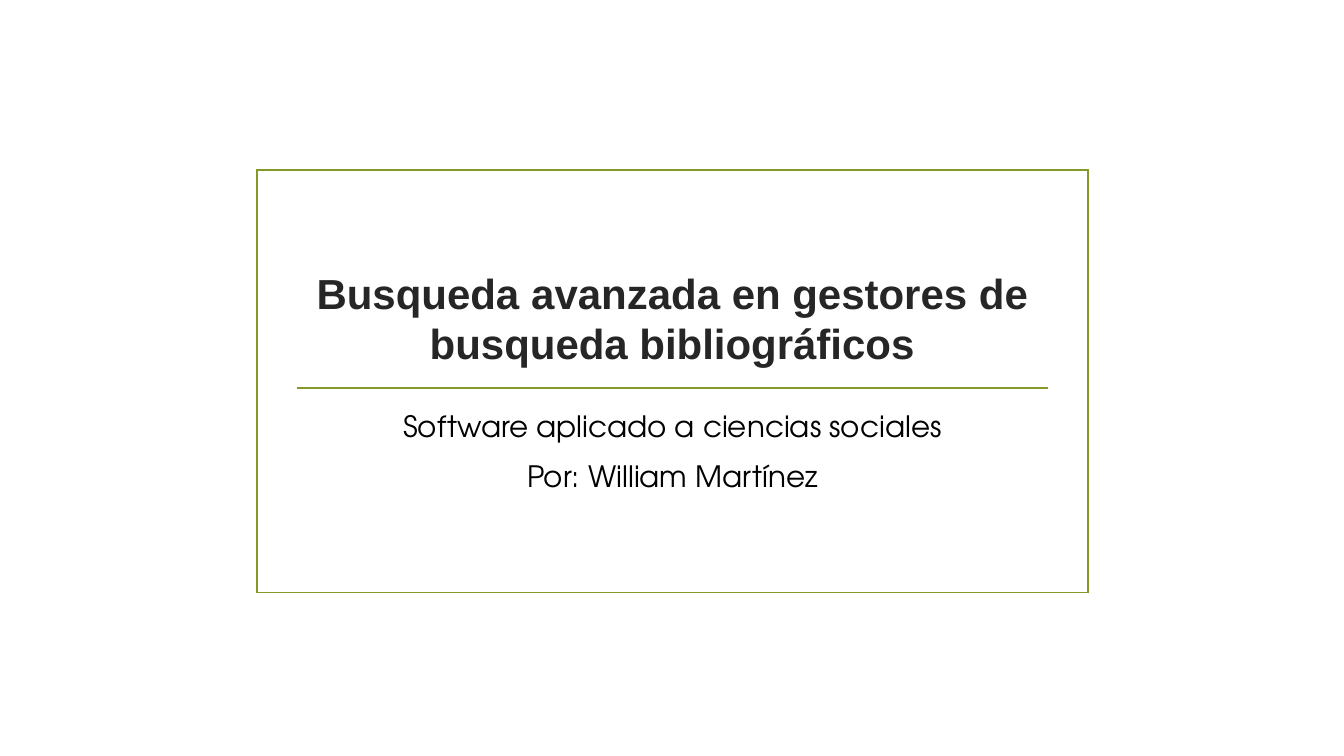
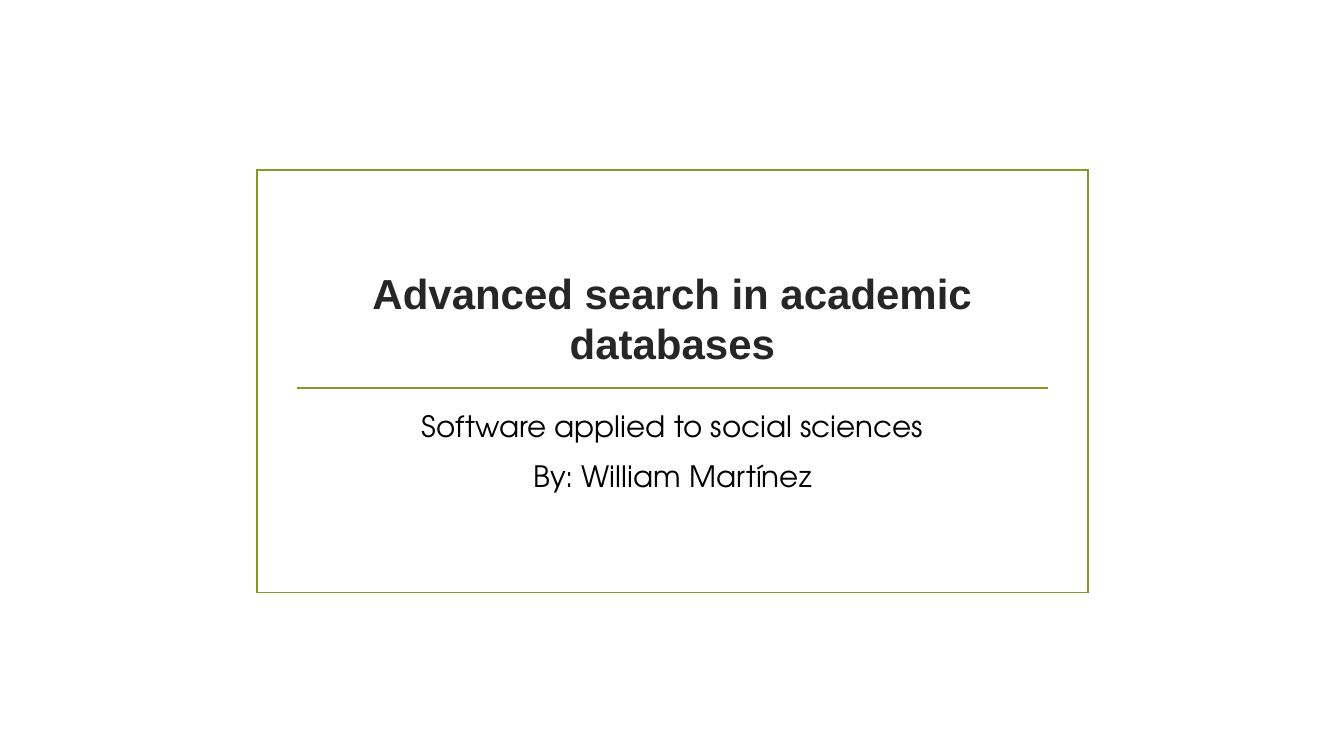
Before and after one commit to wamartinez/sacs, a slide deck: slide 15 of Modulo1/ClaseSem1_OperadoresBooleanos.pptx (slide 14 before the commit). Drawn at 1344x756 pixels with LibreOffice and Linux fonts; fonts in the diff are those of the drawing; background and template pictures are left out. Boxes give left, top, right and bottom in pixels: in the first picture for what was removed or moved away, otherwise in the second. Text is boxed around its words. In the diff, an @@ line names an element or a change of style, - is before the commit and + after.

```diff
--- a/Modulo1/ClaseSem1_OperadoresBooleanos.pptx
+++ b/Modulo1/ClaseSem1_OperadoresBooleanos.pptx
@@ title at box(372, 278, 971, 360): text changed @@
-Busqueda avanzada en gestores de busqueda bibliográficos
+Advanced search in academic databases
@@ subtitle at box(422, 415, 923, 493): text changed @@
-Software aplicado a ciencias sociales
-Por: William Martínez
+Software applied to social sciences
+By: William Martínez
```
Also in this commit, not shown: 4 other slides changed, 2 slides added.
